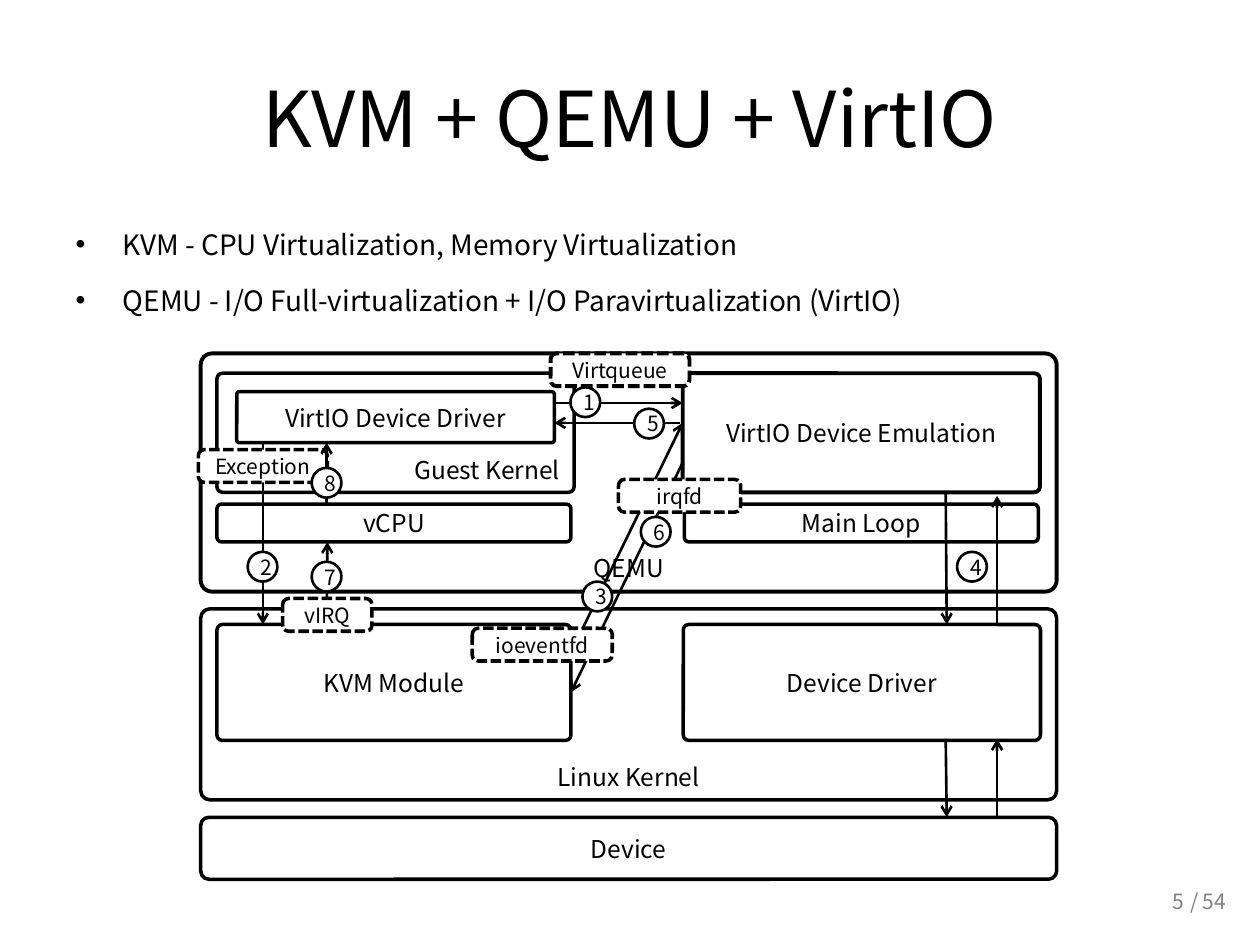
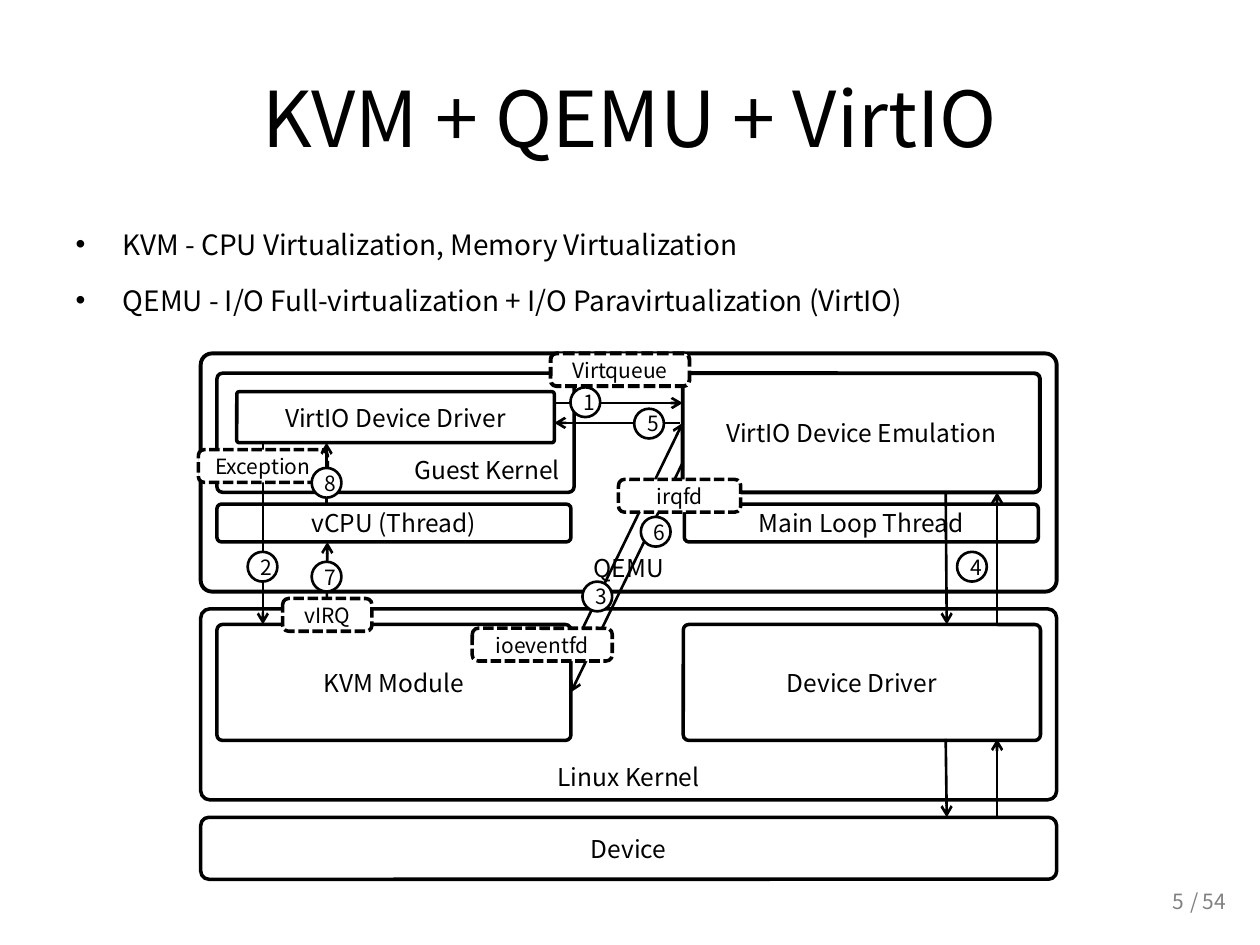
Before and after one commit to ssup2/blog-old, a slide deck: slide 5 of images/theory_analysis/IO_Virtualization_Software/IO_Virtualization_Software.pptx. Drawn at 1260x945 pixels with LibreOffice and Linux fonts; fonts in the diff are those of the drawing. Boxes give left, top, right and bottom in pixels: in the first picture for what was removed or moved away, otherwise in the second. Text is boxed around its words. In the diff, an @@ line names an element or a change of style, - is before the commit and + after.

```diff
--- a/images/theory_analysis/IO_Virtualization_Software/IO_Virtualization_Software.pptx
+++ b/images/theory_analysis/IO_Virtualization_Software/IO_Virtualization_Software.pptx
@@ text in rounded rectangle at <box>758,507,964,538</box>: text changed @@
-Main Loop
+Main Loop Thread
@@ arrow moved from (997, 626) - (997, 496) to (997, 626) - (997, 493) @@
@@ text in rounded rectangle at <box>311,512,477,537</box>: text changed @@
-vCPU
+vCPU (Thread)
```
Also in this commit, not shown: 3 other slides changed, 4 other files.
